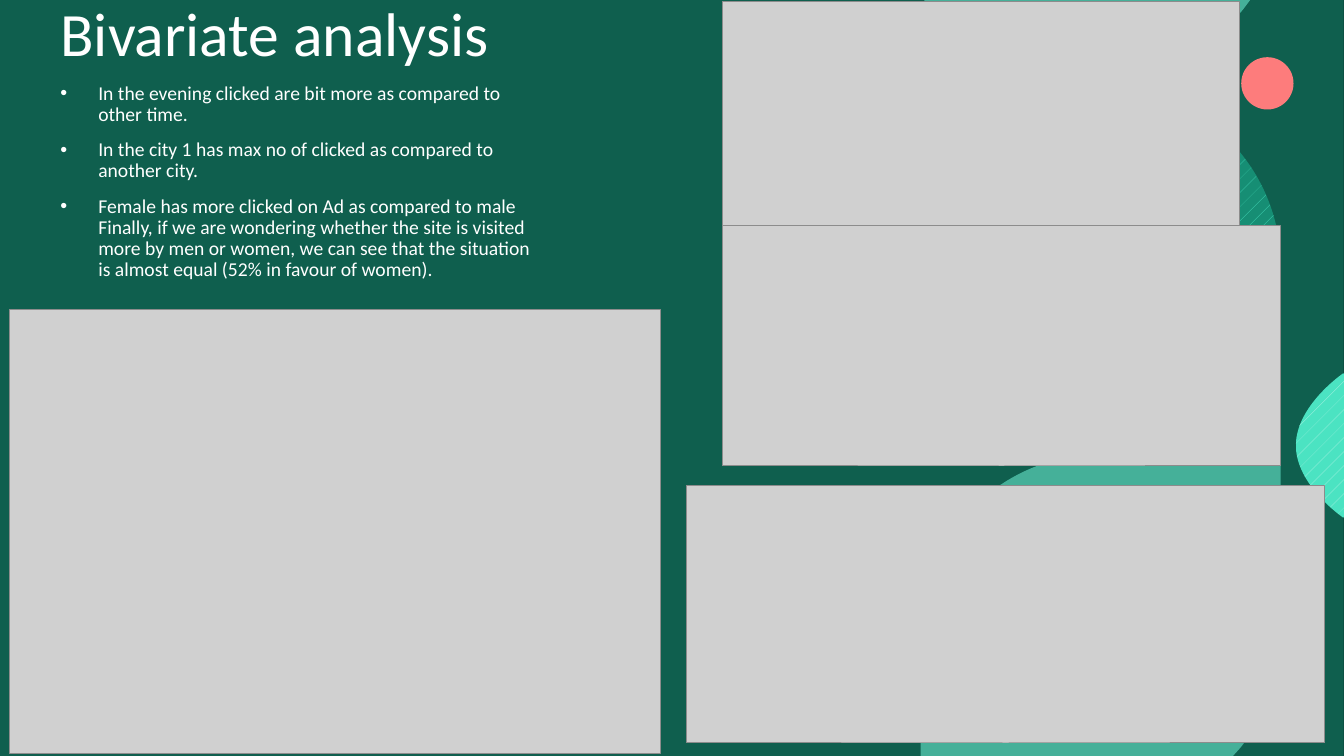
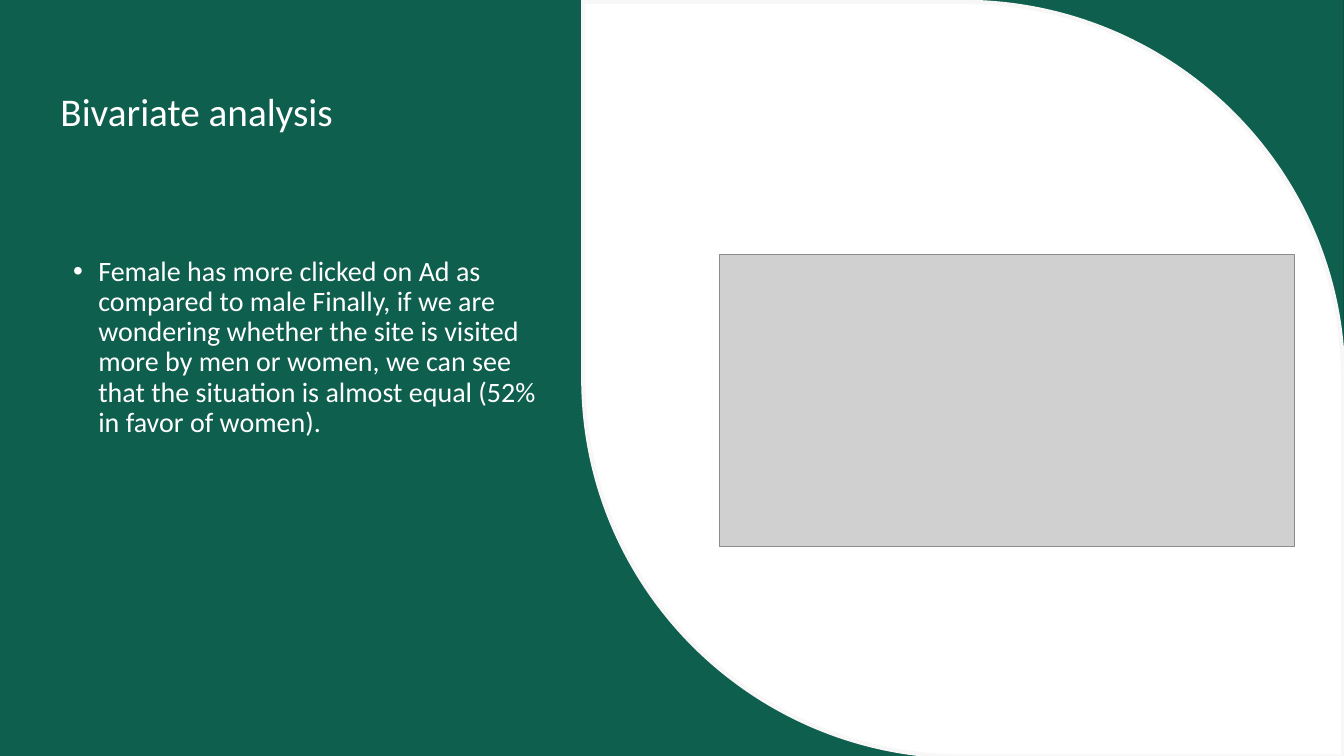
Before and after one commit to rahkum96/Supervised-Mchine-Learning, a slide deck: slide 7 of Ad-Clicked Web-Dataset/Ad-Clicking.pptx (slide 4 before the commit). Drawn at 1344x756 pixels with LibreOffice and Linux fonts; fonts in the diff are those of the drawing; grey boxes stand for pictures; background and template pictures are left out. Boxes give left, top, right and bottom in pixels: in the first picture for what was removed or moved away, otherwise in the second. Text is boxed around its words. In the diff, an @@ line names an element or a change of style, - is before the commit and + after.

```diff
--- a/Ad-Clicked Web-Dataset/Ad-Clicking.pptx
+++ b/Ad-Clicked Web-Dataset/Ad-Clicking.pptx
@@ rectangle removed at (0,0,1344,756) @@
@@ rectangle added at (0,0,1344,756), fill #09392F @@
@@ rectangle added at (0,0,1344,756), fill #18997E at 40% opacity @@
@@ freeform shape added at (584,2,1344,756), fill #FFFFFF, outline #F7F7F7 3 pt @@
@@ ellipse removed at (1241,57,1294,110) @@
@@ title "Bivariate analysis": place and size @@
-title "Bivariate analysis" at (60,13,488,66)
+title "Bivariate analysis" at (60,98,333,133)
@@ title "Bivariate analysis" at (60,98,333,133): size 44 to 28 pt @@
@@ freeform shape removed at (925,88,1280,444) @@
@@ picture removed at (723,226,1281,466) @@
@@ text at (98,261,535,436): text changed; size 14 to 20 pt @@
-• In the evening clicked are bit more as compared to other time.
-• In the city 1 has max no of clicked as compared to another city.
-• Female has more clicked on Ad as compared to male Finally, if we are wondering whether the site is visited more by men or women, we can see that the situation is almost equal (52% in favour of women).
+• Female has more clicked on Ad as compared to male Finally, if we are wondering whether the site is visited more by men or women, we can see that the situation is almost equal (52% in favor of women).
@@ picture: place and size @@
-picture at (723,2,1240,247)
+picture at (720,255,1295,546)
@@ picture removed at (9,310,660,753) @@
@@ picture removed at (687,485,1325,743) @@
```
Also in this commit, not shown: 7 other slides changed, 7 slides added, 1 slide removed.
